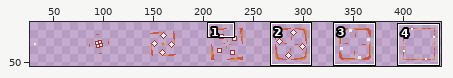
File history of a sprite sheet, assets/sprites/player/DeathSpritesheet.png. The picture above shows the old version from afar; the outline marks the close-up.
Close-up. Earlier state:
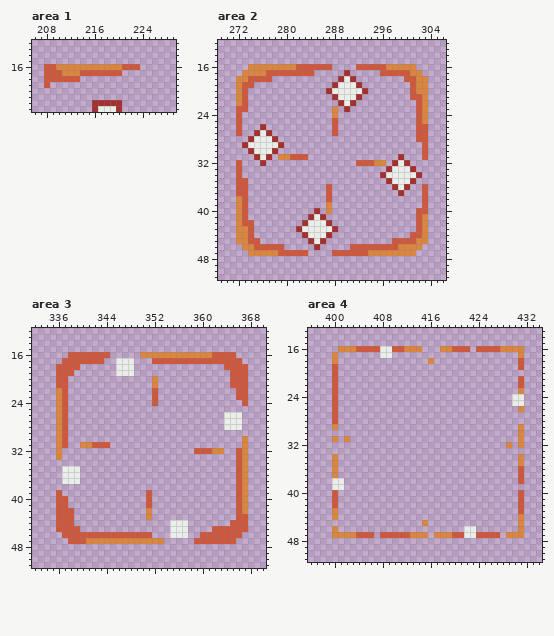
The file is 448x64 pixels. Shown: area 1: x 206..229, y 12..23; area 2: x 269..306, y 12..51; area 3: x 332..370, y 12..51; area 4: x 396..434, y 13..51. The wide view leaves out empty margins. The commit also changed other parts of the picture, which this record leaves out.
Once edited:
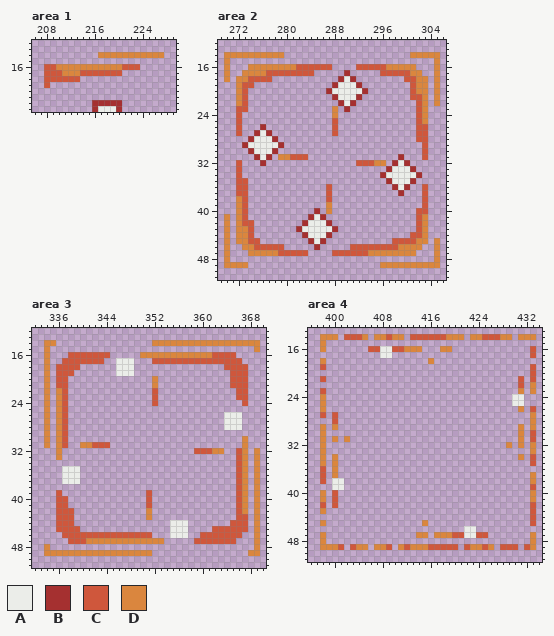
Palette (. is transparent): A #ebede9  B #a53030  C #cf573c  D #da863e
Edits made:
Area 1:
y 14: x 217..227 ........... -> DDDDDDDDDDD
Area 2:
y 14: x 270..279 .......... -> DDDDDDDDDD; x 301..305 ..... -> DDDDD
y 15..18: x 270 . -> D; x 305 . -> D
y 19..22: x 305 . -> D
y 41..44: x 270 . -> D
y 45..48: x 270 . -> D; x 305 . -> D
y 49: x 270..273 .... -> DDDD; x 296..305 .......... -> DDDDDDDDDD
Area 3:
y 14: x 334..335 .. -> DD; x 352..369 .................. -> DDDDDDDDDDDDDDDDDD
y 15: x 334 . -> D; x 369 . -> D
y 16..31: x 334 . -> D
y 32..47: x 369 . -> D
y 48: x 334 . -> D; x 369 . -> D
y 49: x 334..351 .................. -> DDDDDDDDDDDDDDDDDD; x 368..369 .. -> DD
Area 4:
y 14: x 398..400 ... -> DDD; x 402..405 .... -> CCCD; x 407..411 ..... -> DDCDD; x 413..421 ......... -> CCCCCCDDD; x 423..429 ....... -> DDCCCDD; x 431..433 ... -> DDD
y 15: x 398 . -> D
y 16: x 398 . -> D; x 401..405 DDDCC -> .....; x 420..422 CCC -> ...; x 424..431 CCCCDDDD -> ........; x 433 . -> C
y 17: x 400 D -> .; x 431 D -> .; x 433 . -> C
y 18: x 398 . -> D; x 400 D -> .; x 431 C -> .
y 19: x 398 . -> C; x 400 C -> .; x 431 C -> .; x 433 . -> C
y 20: x 400 C -> .; x 433 . -> C
y 21: x 398 . -> C; x 400 C -> .; x 433 . -> C
y 22: x 400 C -> .; x 433 . -> D
y 23: x 398 . -> C; x 400 C -> .; x 433 . -> D
y 24..25: x 398 . -> D; x 400 C -> .
y 26: x 398 . -> D; x 400 C -> .; x 433 . -> C
y 27: x 398 . -> C; x 433 . -> D
y 28: x 433 . -> D
y 29: x 398 . -> D; x 433 . -> D
y 30..31: x 398 . -> D; x 433 . -> C
y 32..33: x 398 . -> D; x 433 . -> D
y 34: x 398 . -> D; x 433 . -> C
y 35: x 398 . -> D; x 431 D -> .; x 433 . -> C
y 36: x 398 . -> C; x 431 C -> .
y 37..38: x 398 . -> C; x 431 C -> .; x 433 . -> D
y 39: x 433 . -> C
y 40..41: x 398 . -> D; x 431 C -> .; x 433 . -> D
y 42: x 398 . -> C; x 431 C -> .; x 433 . -> C
y 43: x 398 . -> D; x 400 D -> .; x 431 C -> .; x 433 . -> C
y 44: x 400 D -> .; x 431 D -> .; x 433 . -> C
y 45: x 398 . -> D; x 431 D -> .; x 433 . -> C
y 46: x 400 D -> .; x 431 D -> .
y 47: x 398 . -> D; x 400..406 DDDDCCC -> .......; x 408..413 CCCCCD -> ......; x 426..427 CC -> ..; x 429..431 DDD -> ...; x 433 . -> D
y 48: x 398 . -> D; x 433 . -> D
y 49: x 398..401 .... -> DDDC; x 403..405 ... -> CDD; x 407..409 ... -> DDC; x 411..420 .......... -> DCDDDCCCCC; x 422..426 ..... -> CDDCD; x 428..430 ... -> CCC; x 432..433 .. -> CD
